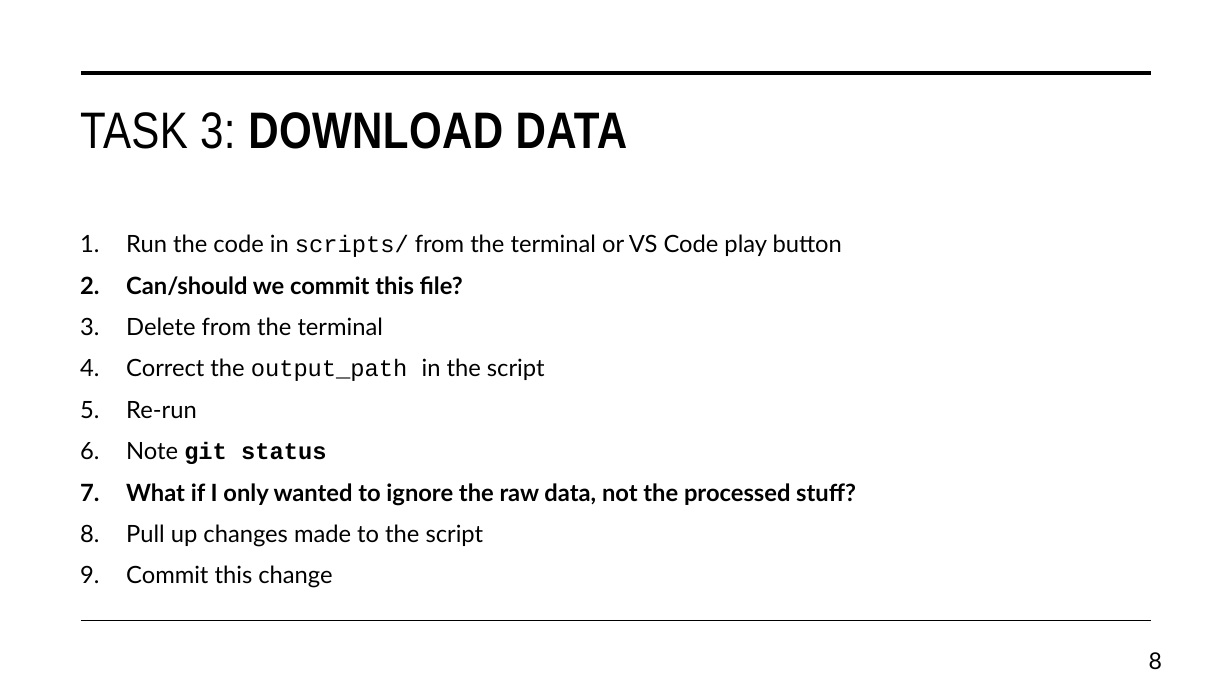
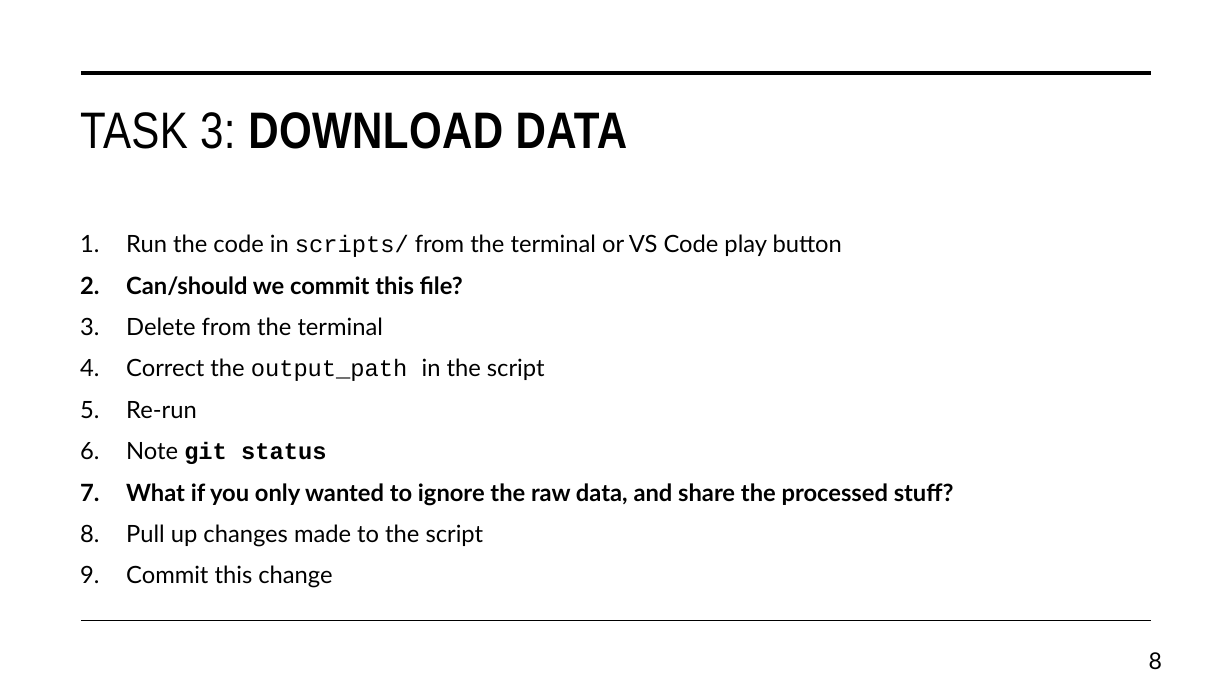
Before and after one commit to daniel-wrench/snap-research-template, a slide deck: slide 8 of doc/workshop_slides.pptx. Drawn at 1232x693 pixels with LibreOffice and Linux fonts; fonts in the diff are those of the drawing. Boxes give left, top, right and bottom in pixels: in the first picture for what was removed or moved away, otherwise in the second. Text is boxed around its words. In the diff, an @@ line names an element or a change of style, - is before the commit and + after.

```diff
--- a/doc/workshop_slides.pptx
+++ b/doc/workshop_slides.pptx
@@ text at <box>126,483,954,506</box>: text changed @@
-7. What if I only wanted to ignore the raw data, not the processed stuff?
+7. What if you only wanted to ignore the raw data, and share the processed stuff?
```
Also in this commit, not shown: 7 other slides changed, 1 other file.
